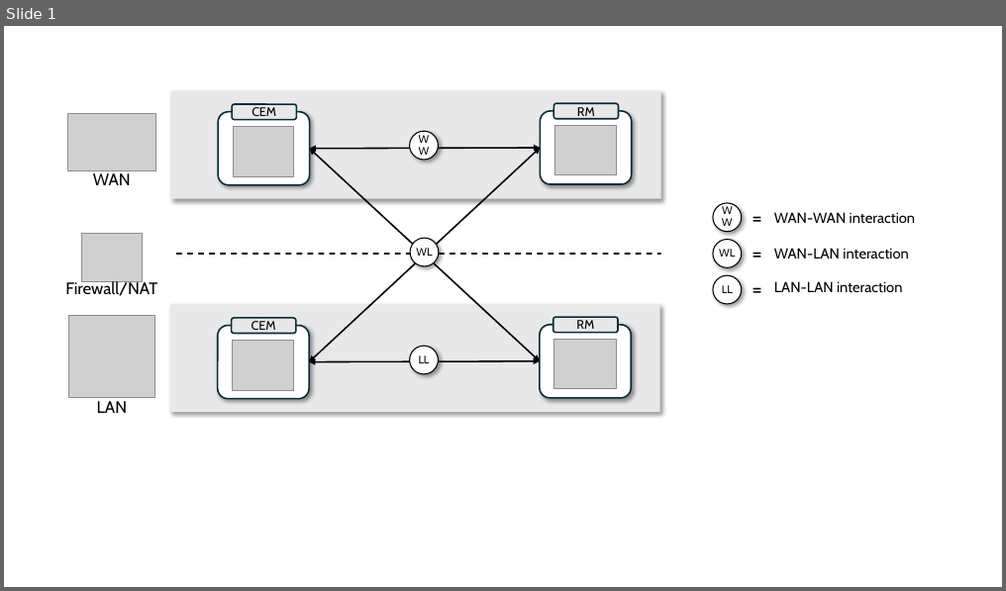
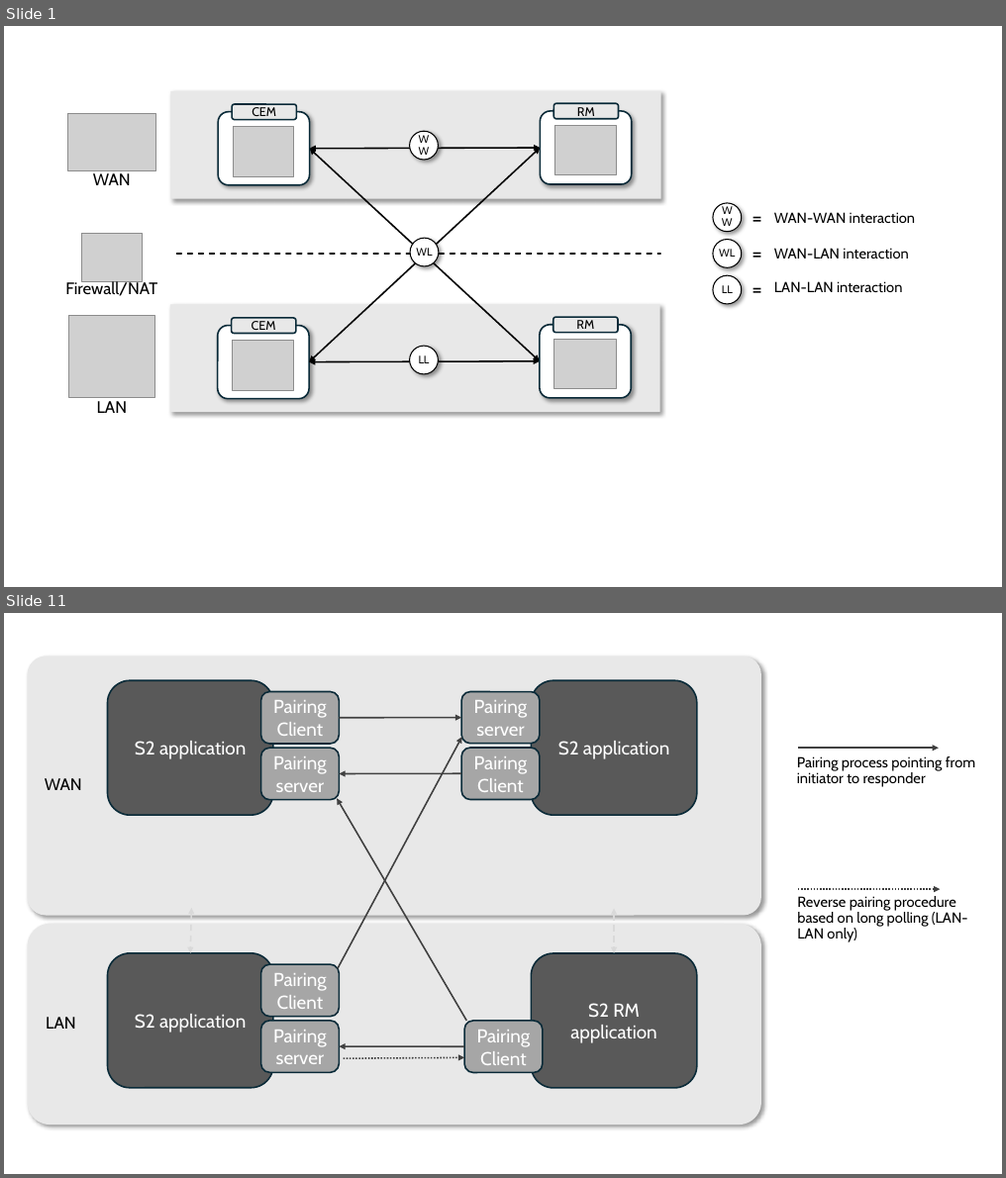
Before and after one commit to flexiblepower/s2-documentation, a slide deck: website/static/img/communication-layer/powerpoint_img_source.pptx. Shown one above the other, each under a label of ours: slide 1 before the commit, slides 1 and 11 after it; the slides between them are not shown. The pictures are 1006x591 and 1006x1178 pixels, drawn with LibreOffice and Linux fonts; fonts in the diff are those of the drawing; grey boxes stand for pictures. Boxes give left, top, right and bottom in pixels: in the first picture for what was removed or moved away, otherwise in the second. Text is boxed around its words. In the diff, an @@ line names an element or a change of style, - is before the commit and + after.

```diff
--- a/website/static/img/communication-layer/powerpoint_img_source.pptx
+++ b/website/static/img/communication-layer/powerpoint_img_source.pptx
@@ slide 11 added at box(4, 613, 1002, 1174), background #FFFFFF @@
@@ rounded rectangle added at box(27, 657, 761, 916), fill #E8E8E8, 16 pt, text #000000 @@
+WAN
@@ rounded rectangle added at box(107, 680, 273, 815), fill #595959, outline #092A39 1.5 pt, 18 pt, text #FFFFFF @@
+S2 application
@@ rounded rectangle added at box(260, 691, 339, 744), fill #A6A6A6, outline #092A39 1.5 pt, 18 pt, text #FFFFFF @@
+Pairing Client
@@ rounded rectangle added at box(461, 691, 540, 744), fill #A6A6A6, outline #092A39 1.5 pt, 18 pt, text #FFFFFF @@
+Pairing server
@@ rounded rectangle added at box(531, 680, 697, 815), fill #595959, outline #092A39 1.5 pt, 18 pt, text #FFFFFF @@
+S2 application
@@ arrow added from (340, 718) to (461, 718), #404040 1.5 pt @@
@@ rounded rectangle added at box(260, 748, 339, 799), fill #A6A6A6, outline #092A39 1.5 pt, 18 pt, text #FFFFFF @@
+Pairing server
@@ arrow added from (338, 968) to (462, 738), #404040 1.5 pt @@
@@ rounded rectangle added at box(461, 748, 540, 799), fill #A6A6A6, outline #092A39 1.5 pt, 18 pt, text #FFFFFF @@
+Pairing Client
@@ text added at box(797, 757, 975, 787), 14 pt, text #000000 @@
+Pairing process pointing from initiator to responder
@@ arrow added from (798, 748) to (939, 748), #404040 1.5 pt @@
@@ arrow added from (461, 774) to (340, 774), #404040 1.5 pt @@
@@ arrow added from (466, 1021) to (338, 799), #404040 1.5 pt @@
@@ double arrow added from (192, 908) to (190, 954), #D9D9D9 1.5 pt dashed @@
@@ double arrow added from (614, 909) to (614, 954), #D9D9D9 1.5 pt dashed @@
@@ text added at box(797, 896, 968, 943), 14 pt, text #000000 @@
+Reverse pairing procedure based on long polling (LAN-LAN only)
@@ arrow added from (798, 889) to (941, 889), #404040 1.5 pt dashed @@
@@ rounded rectangle added at box(27, 924, 761, 1125), fill #E8E8E8, 16 pt, text #000000 @@
+LAN
@@ rounded rectangle added at box(107, 954, 273, 1088), fill #595959, outline #092A39 1.5 pt, 18 pt, text #FFFFFF @@
+S2 application
@@ rounded rectangle added at box(260, 964, 339, 1017), fill #A6A6A6, outline #092A39 1.5 pt, 18 pt, text #FFFFFF @@
+Pairing Client
@@ rounded rectangle added at box(531, 954, 697, 1088), fill #595959, outline #092A39 1.5 pt, 18 pt, text #FFFFFF @@
+S2 RM application
@@ rounded rectangle added at box(260, 1021, 339, 1072), fill #A6A6A6, outline #092A39 1.5 pt, 18 pt, text #FFFFFF @@
+Pairing server
@@ rounded rectangle added at box(464, 1021, 543, 1072), fill #A6A6A6, outline #092A39 1.5 pt, 18 pt, text #FFFFFF @@
+Pairing Client
@@ arrow added from (464, 1048) to (340, 1048), #404040 1.5 pt @@
@@ arrow added from (344, 1059) to (464, 1058), #404040 1.5 pt dashed @@
```
Also in this commit, not shown: 1 slide changed, 9 other slides added, 1 other file.
